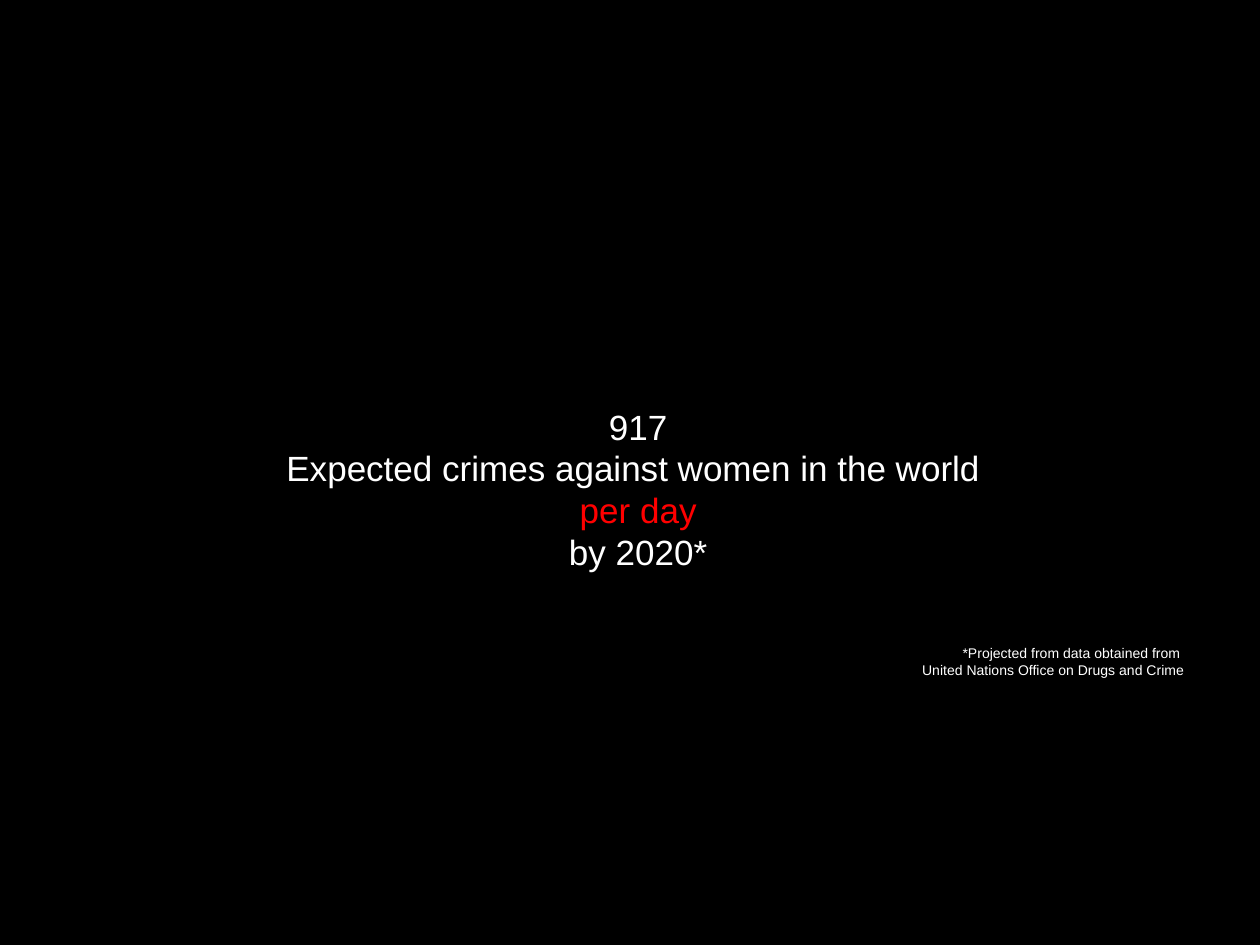
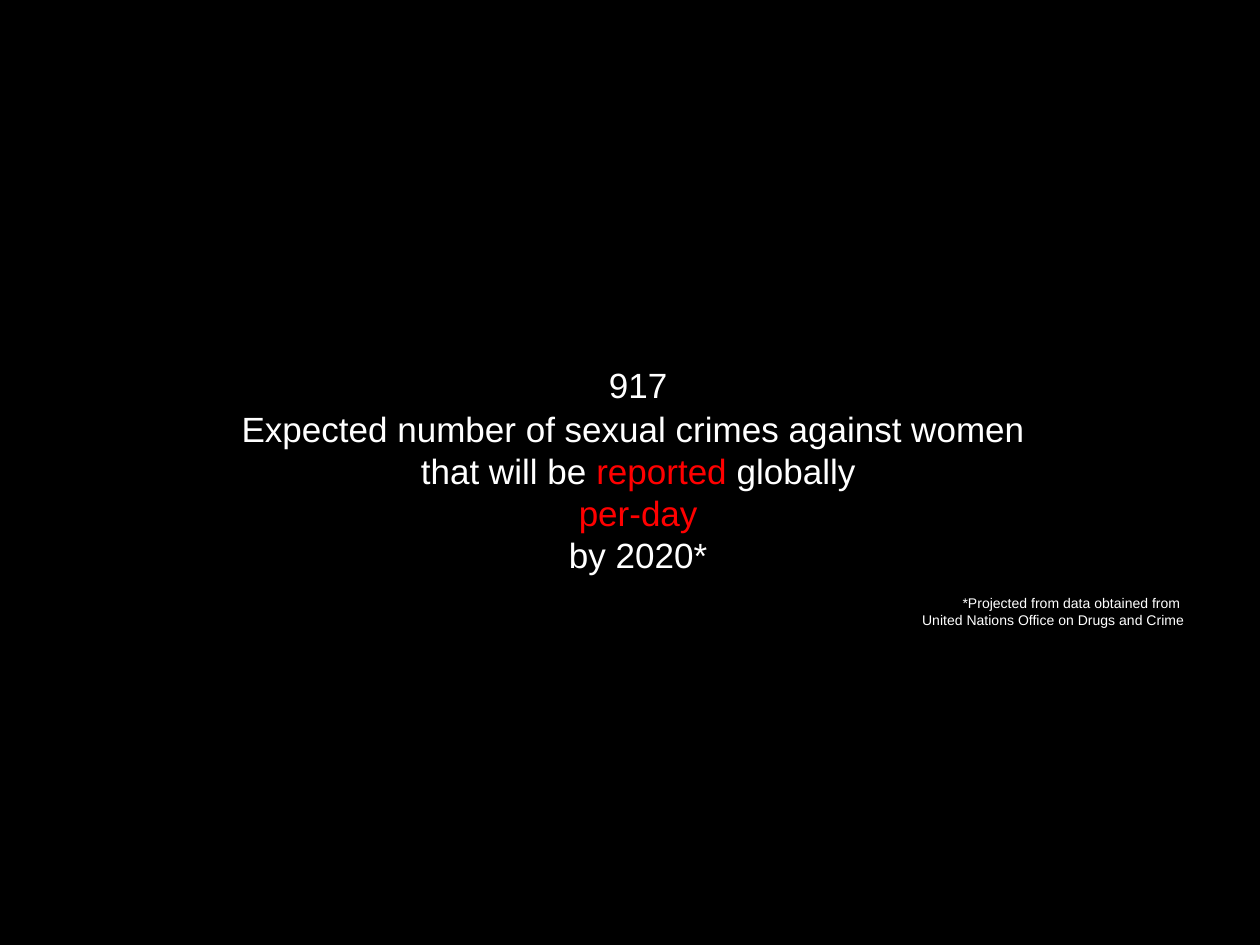
Before and after one commit to shlokadesai/coolNameHere, a slide deck: slide 2 of IntroPPT.pptx. Drawn at 1260x945 pixels with LibreOffice and Linux fonts; fonts in the diff are those of the drawing. Boxes give left, top, right and bottom in pixels: in the first picture for what was removed or moved away, otherwise in the second. Text is boxed around its words. In the diff, an @@ line names an element or a change of style, - is before the commit and + after.

```diff
--- a/IntroPPT.pptx
+++ b/IntroPPT.pptx
@@ title "917": place and size @@
-title "917" at [609,415,667,441]
+title "917" at [609,373,667,399]
@@ text at [242,416,1024,575]: text changed @@
-Expected crimes against women in the world
-per day
-by 2020*
+Expected number of sexual crimes against women
+that will be reported globally
+per-day
+by 2020*
@@ text "*Projected from data obtained from": place and size @@
-text "*Projected from data obtained from" at [922,648,1183,678]
+text "*Projected from data obtained from" at [922,598,1183,628]
```
Also in this commit, not shown: 2 other slides changed, 1 slide added, 1 slide removed, 4 other files.
